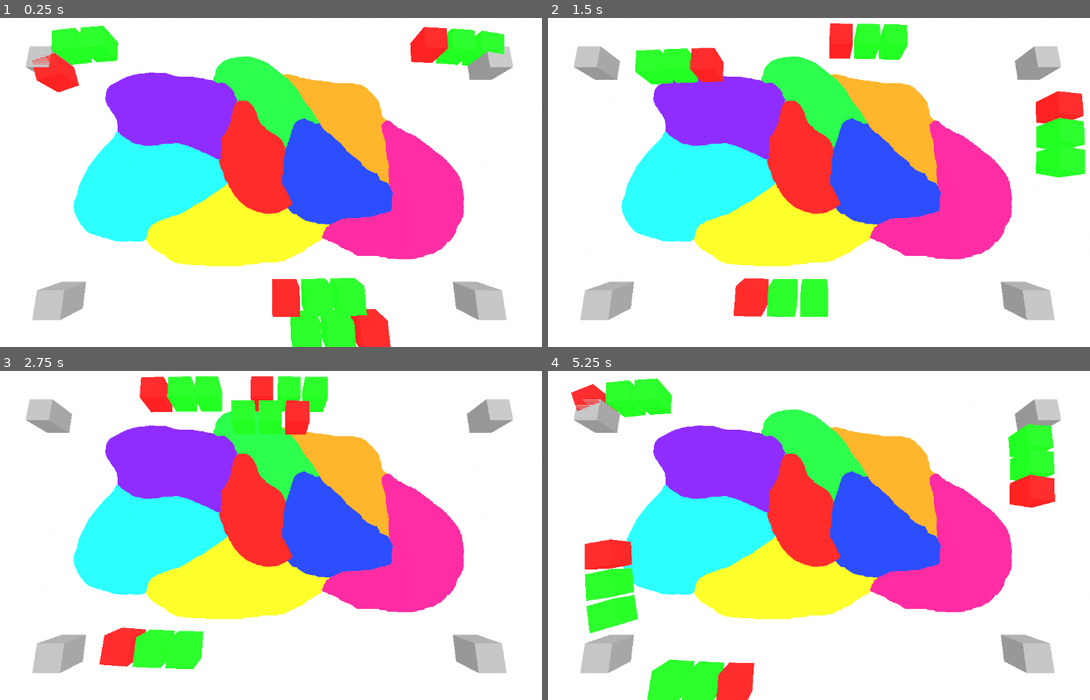
Above: before the commit, frames 1-4 (two rows, left to right).
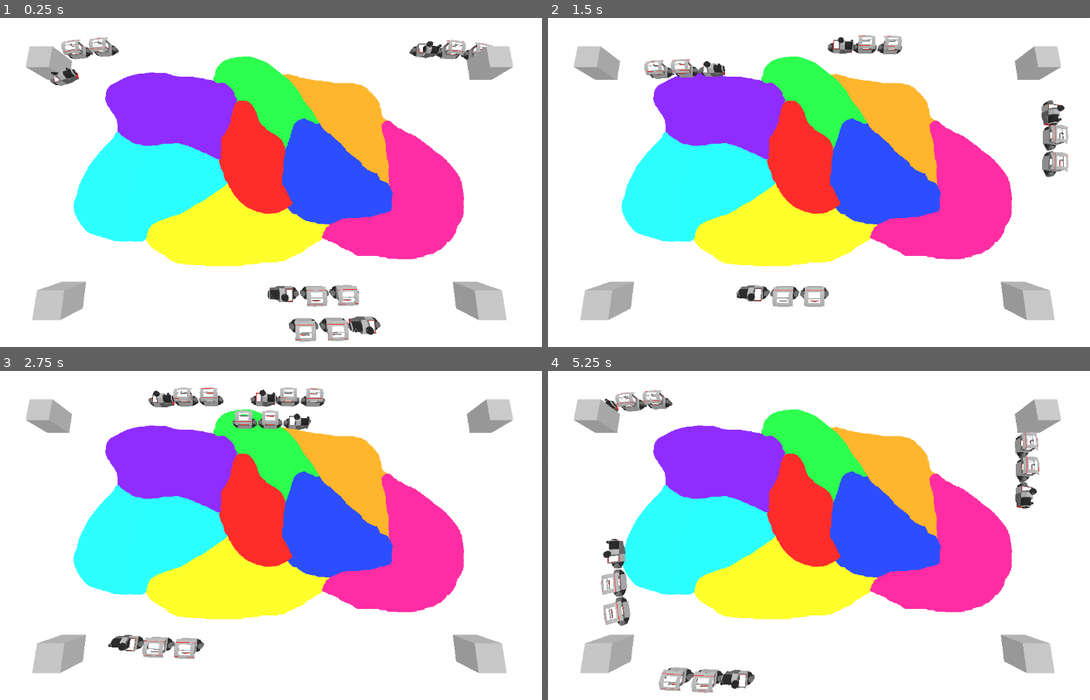
Above: after the commit, the same moments.

Repository: squirrelsoftcompany/LD54
Game: Godot game, scene res://_scenes/main.tscn
Two runs of this game, one before a commit and one after it. Both use one fixed random seed, a clock stepped at 60 frames per second and the inputs below.
Inputs (mouse positions are in pixels of both pictures, inside the frame that each line leads up to):
- Up to frame 1 (0.25 s): no input
- Up to frame 2 (1.5 s): move the mouse to (954, 156) at 0.52 s; move the mouse to (694, 192) at 1.27 s
- Up to frame 3 (2.75 s): move the mouse to (330, 449) at 2.02 s
- Up to frame 4 (5.25 s): move the mouse to (786, 594) at 2.77 s; move the mouse to (1003, 578) at 3.52 s; move the mouse to (634, 472) at 4.27 s; move the mouse to (846, 525) at 5.02 s

The runs differ from the first frame. In frame 1, 7.1% of the frame differs, in the area x 5-94%, y 2-100%; in frame 2, 7.2%; in frame 3, 6.1%; in frame 4, 7.9%, in the area x 4-94%, y 2-100%.

Commit message:
use true train and wagon on main scene + train and wagon suffixed followpath

Diff:
--- a/_scenes/main.tscn
+++ b/_scenes/main.tscn
@@ -1,8 +1,8 @@
 [gd_scene load_steps=10 format=3 uid="uid://u031l22bdaes"]
 
-[ext_resource type="PackedScene" uid="uid://bo70n755f56k8" path="res://_scenes/nodes/train.tscn" id="1_4b0xy"]
+[ext_resource type="PackedScene" uid="uid://bo70n755f56k8" path="res://_scenes/nodes/train_followpath.tscn" id="1_4b0xy"]
 [ext_resource type="PackedScene" uid="uid://fmcwxwu4ql6q" path="res://_scenes/nodes/main_camera.tscn" id="1_71qib"]
-[ext_resource type="PackedScene" uid="uid://diyr61kdpr8fn" path="res://_scenes/nodes/wagon.tscn" id="2_l3b7c"]
+[ext_resource type="PackedScene" uid="uid://diyr61kdpr8fn" path="res://_scenes/nodes/wagon_followpath.tscn" id="2_l3b7c"]
 [ext_resource type="PackedScene" uid="uid://6jqwm3841tt1" path="res://_scenes/nodes/map_brut.tscn" id="2_thhpo"]
 
 [sub_resource type="ProceduralSkyMaterial" id="ProceduralSkyMaterial_odkk1"]
--- a/_scenes/nodes/train.tscn
+++ b/_scenes/nodes/train_followpath.tscn
@@ -1,6 +1,7 @@
-[gd_scene load_steps=4 format=3 uid="uid://bo70n755f56k8"]
+[gd_scene load_steps=5 format=3 uid="uid://bo70n755f56k8"]
 
 [ext_resource type="Material" uid="uid://bmvxgs0acpoba" path="res://models/red.tres" id="1_o3xro"]
+[ext_resource type="PackedScene" uid="uid://sqn3liqmbahg" path="res://_scenes/trains/locomotive.tscn" id="2_v6wj6"]
 
 [sub_resource type="GDScript" id="GDScript_khru8"]
 script/source = "extends PathFollow3D
@@ -122,5 +123,8 @@
 
 [node name="MeshInstance3D5" type="MeshInstance3D" parent="."]
 transform = Transform3D(10, 0, 0, 0, 10, 0, 0, 0, 10, 0, 5, 0)
+visible = false
 mesh = SubResource("BoxMesh_72xdt")
 surface_material_override/0 = ExtResource("1_o3xro")
+
+[node name="Locomotive" parent="." instance=ExtResource("2_v6wj6")]
--- a/_scenes/nodes/wagon.tscn
+++ b/_scenes/nodes/wagon_followpath.tscn
@@ -1,6 +1,7 @@
-[gd_scene load_steps=4 format=3 uid="uid://diyr61kdpr8fn"]
+[gd_scene load_steps=5 format=3 uid="uid://diyr61kdpr8fn"]
 
 [ext_resource type="Material" uid="uid://dygbfjjiqumo3" path="res://models/green.tres" id="1_t7vjm"]
+[ext_resource type="PackedScene" uid="uid://dkdoprjo5e7pl" path="res://_scenes/trains/wagon.tscn" id="2_64oam"]
 
 [sub_resource type="GDScript" id="GDScript_ar4bg"]
 script/source = "extends PathFollow3D
@@ -31,5 +32,8 @@
 
 [node name="MeshInstance3D5" type="MeshInstance3D" parent="."]
 transform = Transform3D(10, 0, 0, 0, 10, 0, 0, 0, 10, 0, 5, 0)
+visible = false
 mesh = SubResource("BoxMesh_72xdt")
 surface_material_override/0 = ExtResource("1_t7vjm")
+
+[node name="Wagon" parent="." instance=ExtResource("2_64oam")]
